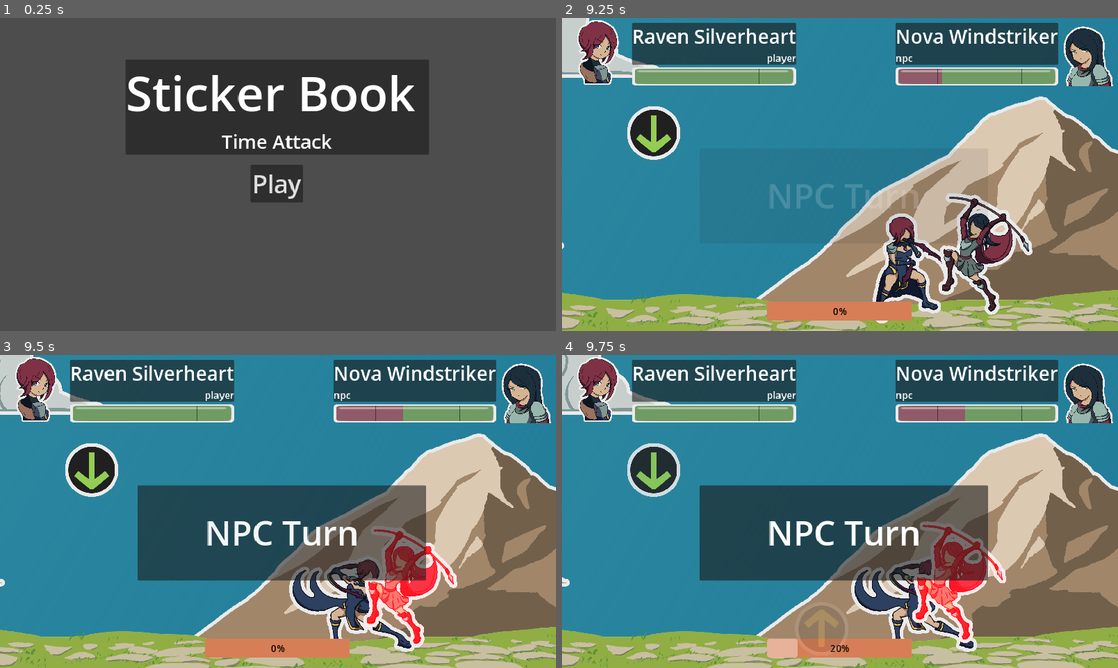
Above: before the commit, frames 1-4 (two rows, left to right).
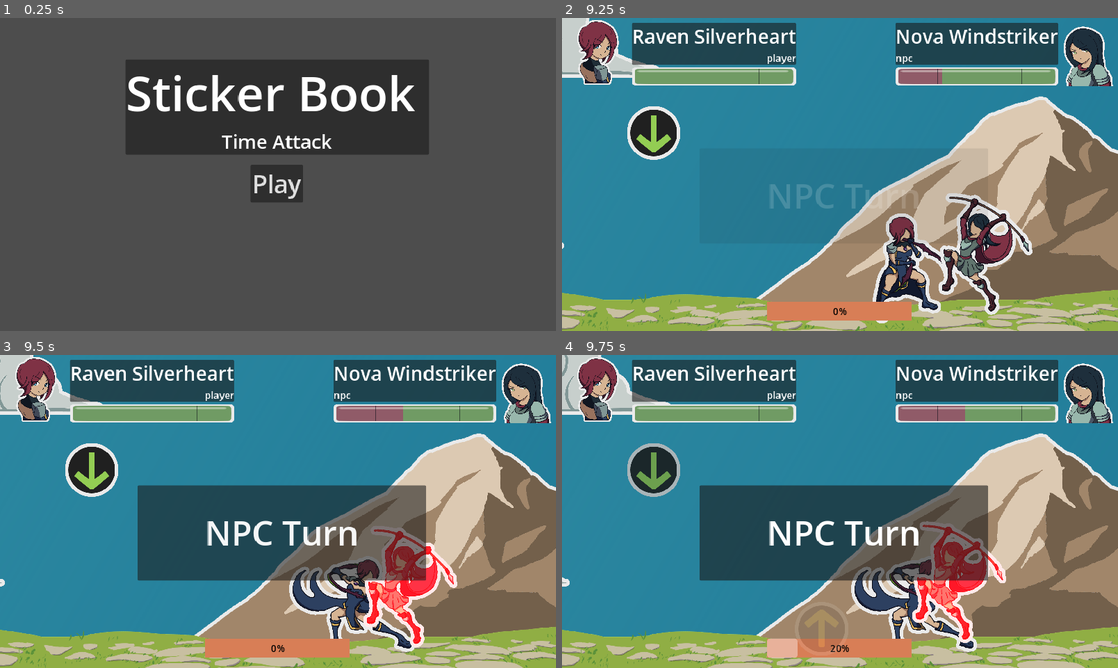
Above: after the commit, the same moments.

Repository: MajorZiploc/sticker_book_moments
Game: Godot game, scene res://title_scene.tscn
The game is run twice, just before and just after one commit, with the same random seed, the same clock (stepped at 60 frames per second) and the same inputs.
Inputs (mouse positions are in pixels of both pictures, inside the frame that each line leads up to):
- Up to frame 1 (0.25 s): no input
- Up to frame 2 (9.25 s): click "Play" at 0.5 s; tap Enter (ui_accept) at 1.25, 1.52, 3.02, 4.52, 5.27, 6.02, 7.52, 8.27, 9.02 s; move the mouse to (962, 158) at 1.27 s; hold D (right) 1.28-2 s; hold F 1.28-2 s; click (962, 158) at 1.42 s; click "Attack" at 2 s; move the mouse to (728, 190) at 2.77 s; hold S (down) 2.78-3.53 s; tap Space every 1.5 s from 2.85 to 8.85 s; click (728, 190) at 2.92 s; move the mouse to (895, 105) at 3.52 s; hold D (right) 3.53-4.28 s; hold F 3.53-4.28 s; click (895, 105) at 3.67 s; move the mouse to (812, 237) at 4.27 s; hold W (up) 4.28-5.03 s; click (812, 237) at 4.42 s; move the mouse to (1006, 221) at 5.02 s; hold F 5.03-5.78 s; hold A (left) 5.03-6.53 s; click (1006, 221) at 5.17 s; move the mouse to (673, 127) at 5.77 s; click (673, 127) at 5.92 s; move the mouse to (867, 174) at 6.52 s; hold S (down) 6.53-7.28 s; hold F 6.53-7.28 s; click (867, 174) at 6.67 s; move the mouse to (756, 96) at 7.27 s; hold D (right) 7.28-8.03 s; click (756, 96) at 7.42 s; move the mouse to (962, 158) at 8.02 s; hold W (up) 8.03-8.78 s; hold F 8.03-8.78 s; click (962, 158) at 8.17 s; move the mouse to (728, 190) at 8.77 s; hold D (right) from 8.78 s (still down); click (728, 190) at 8.92 s
- Up to frame 3 (9.5 s): keep holding D (right)
- Up to frame 4 (9.75 s): move the mouse to (895, 442) at 9.52 s; release D (right) at 9.53 s; hold S (down) from 9.53 s (still down); hold F from 9.53 s (still down); click (895, 442) at 9.67 s

Frames 1-3 are identical in both runs. In frame 4, 0.6% of the frame differs, in the area x 11-22%, y 28-46%.

Commit message:
-qte_btn pressed variant

Diff:
--- a/lvls/battle_scene.gd
+++ b/lvls/battle_scene.gd
@@ -84,29 +84,23 @@
 
 class QTEItemMetaData:
   var normal: Texture;
-  var pressed: Texture;
-  func _init(normal: Texture, pressed: Texture):
+  func _init(normal: Texture):
     self.normal = normal;
-    self.pressed = normal;
 
 var qte_items: Array[QTEItem] = [];
 
 var qte_item_metadata: Dictionary = {
   "up": QTEItemMetaData.new(
     preload("res://art/my/ui/qte_btn/up/normal.png"),
-    preload("res://art/my/ui/qte_btn/up/pressed.png")
   ),
   "down": QTEItemMetaData.new(
     preload("res://art/my/ui/qte_btn/down/normal.png"),
-    preload("res://art/my/ui/qte_btn/down/pressed.png")
   ),
   "left": QTEItemMetaData.new(
     preload("res://art/my/ui/qte_btn/left/normal.png"),
-    preload("res://art/my/ui/qte_btn/left/pressed.png")
   ),
   "right": QTEItemMetaData.new(
     preload("res://art/my/ui/qte_btn/right/normal.png"),
-    preload("res://art/my/ui/qte_btn/right/pressed.png")
   ),
 };
 
@@ -287,11 +281,10 @@
 func hide_qte_item():
   var qte_item = get_qte_item(qte_current_action_count);
   if not qte_item: return;
-  # HACK: to show pressed texture when using keys instead of mouse clicks
-  qte_item.button.texture_normal = qte_item.button.texture_pressed;
   qte_item.button.disabled = true;
-  var qte_box_tween = create_tween();
-  qte_box_tween.tween_property(qte_item.box, "modulate:a", 0, 0.5).set_trans(Tween.TRANS_EXPO);
+  var qte_tween = create_tween().set_parallel(true);
+  qte_tween.tween_property(qte_item.button, "modulate", Color(0.8, 0.8, 0.8), 0.2).set_trans(Tween.TRANS_LINEAR);
+  qte_tween.tween_property(qte_item.box, "modulate:a", 0, 0.5).set_trans(Tween.TRANS_EXPO);
 
 func show_qte_item():
   var qte_item = get_qte_item(qte_current_action_count);
@@ -351,7 +344,6 @@
   );
   var key = qte_all_keys[rng.randf_range(0, qte_all_keys.size() - 1)];
   button.texture_normal = qte_item_metadata[key].normal;
-  button.texture_pressed = qte_item_metadata[key].pressed;
   button.disabled = true;
   box.modulate.a = 0;
   box.add_child(button);
Binary file removed: art/my/ui/qte_btn/down/pressed.png
Not shown, removed: art/my/ui/qte_btn/down/pressed.png.import
Binary file removed: art/my/ui/qte_btn/left/pressed.png
Not shown, removed: art/my/ui/qte_btn/left/pressed.png.import
Binary file removed: art/my/ui/qte_btn/right/pressed.png
Not shown, removed: art/my/ui/qte_btn/right/pressed.png.import
Binary file removed: art/my/ui/qte_btn/up/pressed.png
Not shown, removed: art/my/ui/qte_btn/up/pressed.png.import
